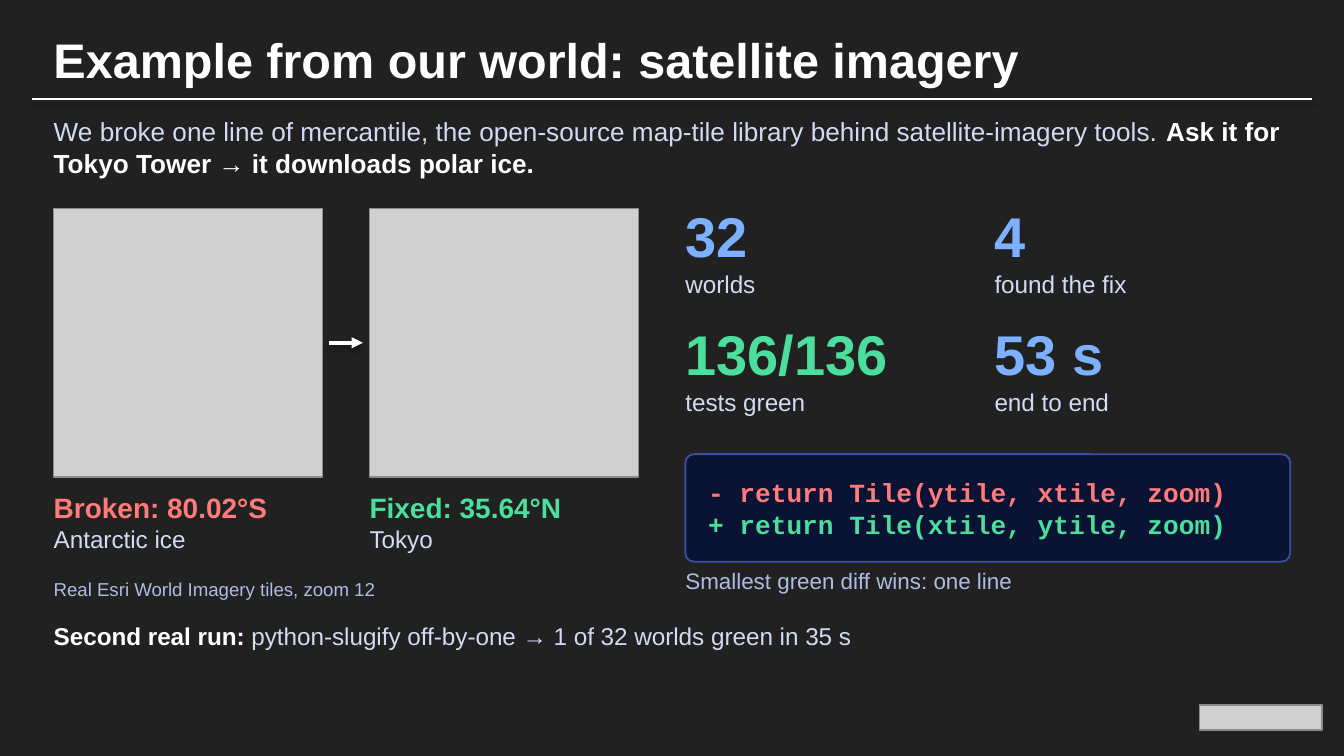
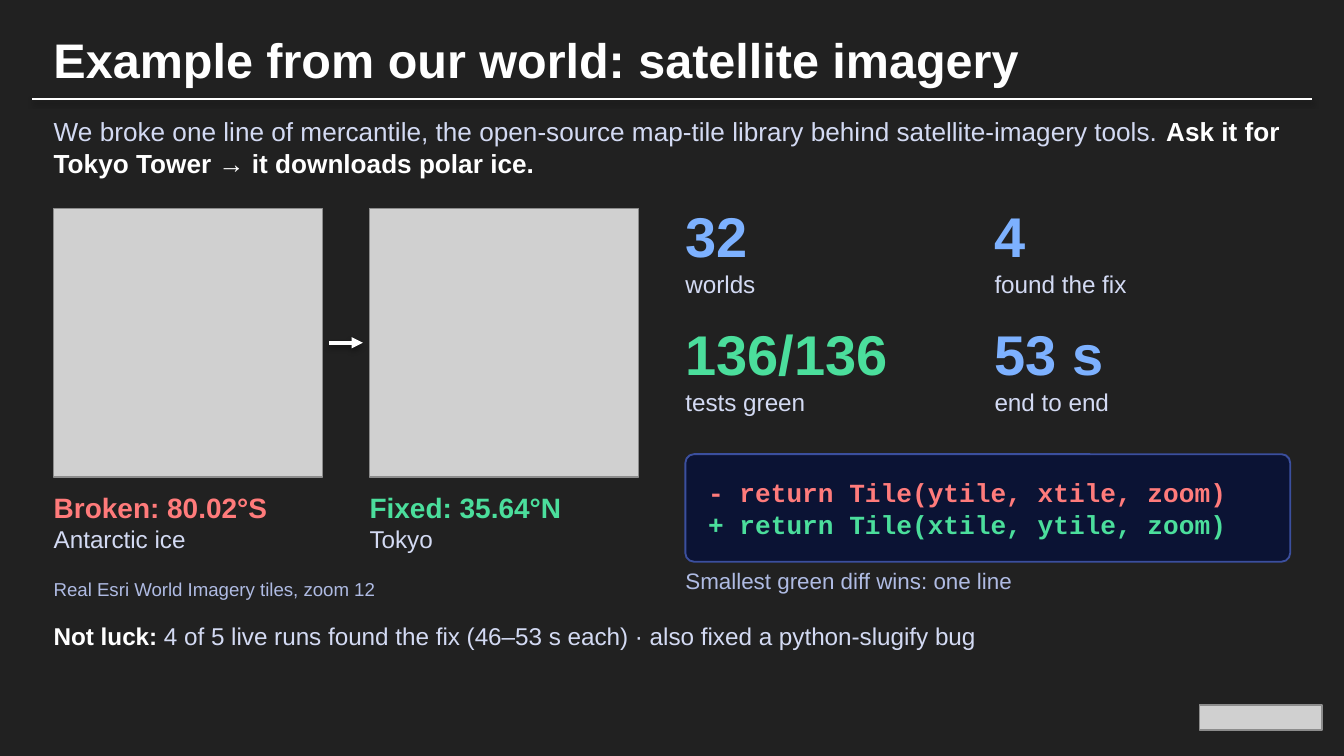
Before and after one commit to 0xtkey256/everett, a slide deck: slide 6 of deck/Everett.pptx. Drawn at 1344x756 pixels with LibreOffice and Linux fonts; fonts in the diff are those of the drawing; grey boxes stand for pictures; background and template pictures are left out. Boxes give left, top, right and bottom in pixels: in the first picture for what was removed or moved away, otherwise in the second. Text is boxed around its words. In the diff, an @@ line names an element or a change of style, - is before the commit and + after.

Commit message:
deck: reliability line (4 of 5 live runs found the fix) + script sentence

```diff
--- a/deck/Everett.pptx
+++ b/deck/Everett.pptx
@@ text at box(54, 627, 975, 650): text changed @@
-Second real run: python-slugify off-by-one → 1 of 32 worlds green in 35 s
+Not luck: 4 of 5 live runs found the fix (46–53 s each) · also fixed a python-slugify bug
```
Also in this commit, not shown: 2 other files.
